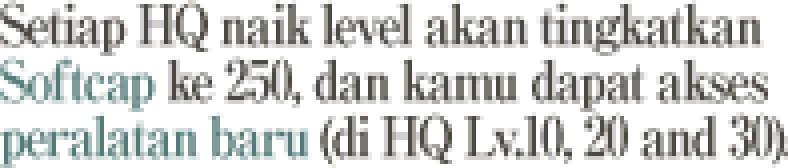
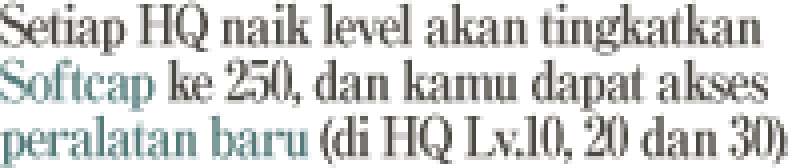
The second w=788, h=168 image is a revision of the first. Changes to its layers:
painted on "Setiap HQ naik level akan tingkatkan Softcap ke 250, dan kamu d" over [640, 112, 788, 164]
